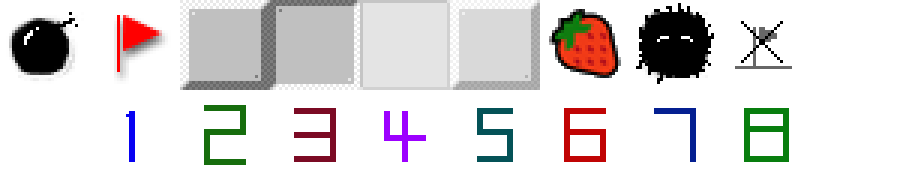
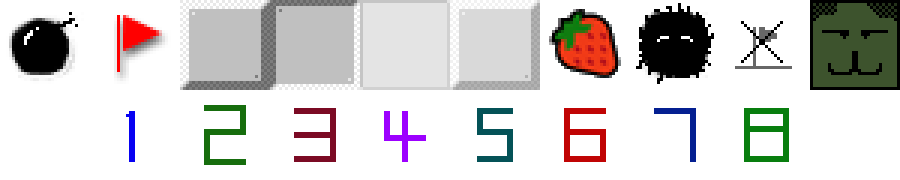
Layers edited between the first and the second (900, 180) image:
added group "status window" with 1 layers above "mine" over [left=810, top=0, right=900, bottom=90]
added layer "start btn" in group "status window" over [left=810, top=0, right=900, bottom=90]
